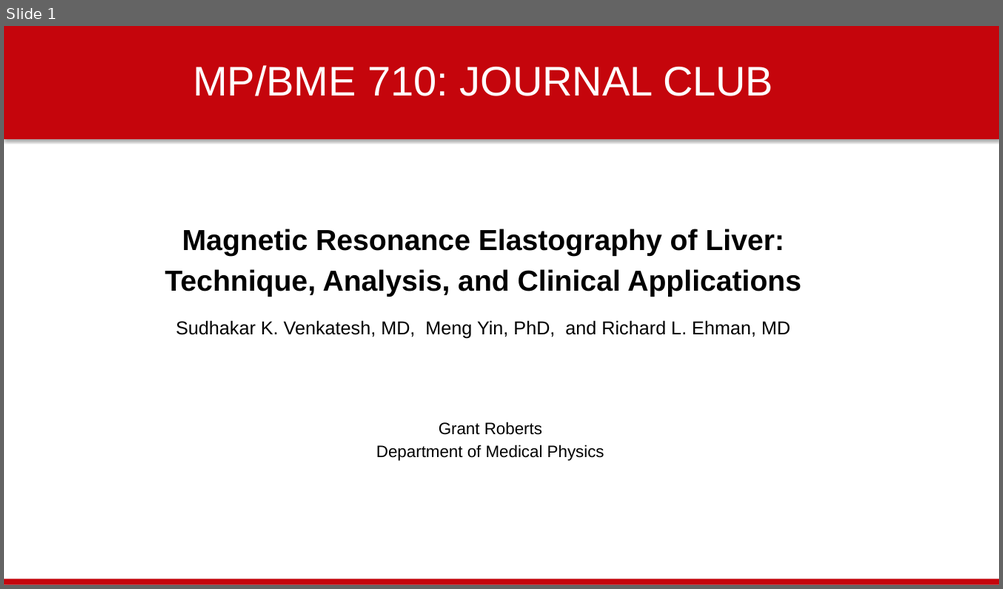
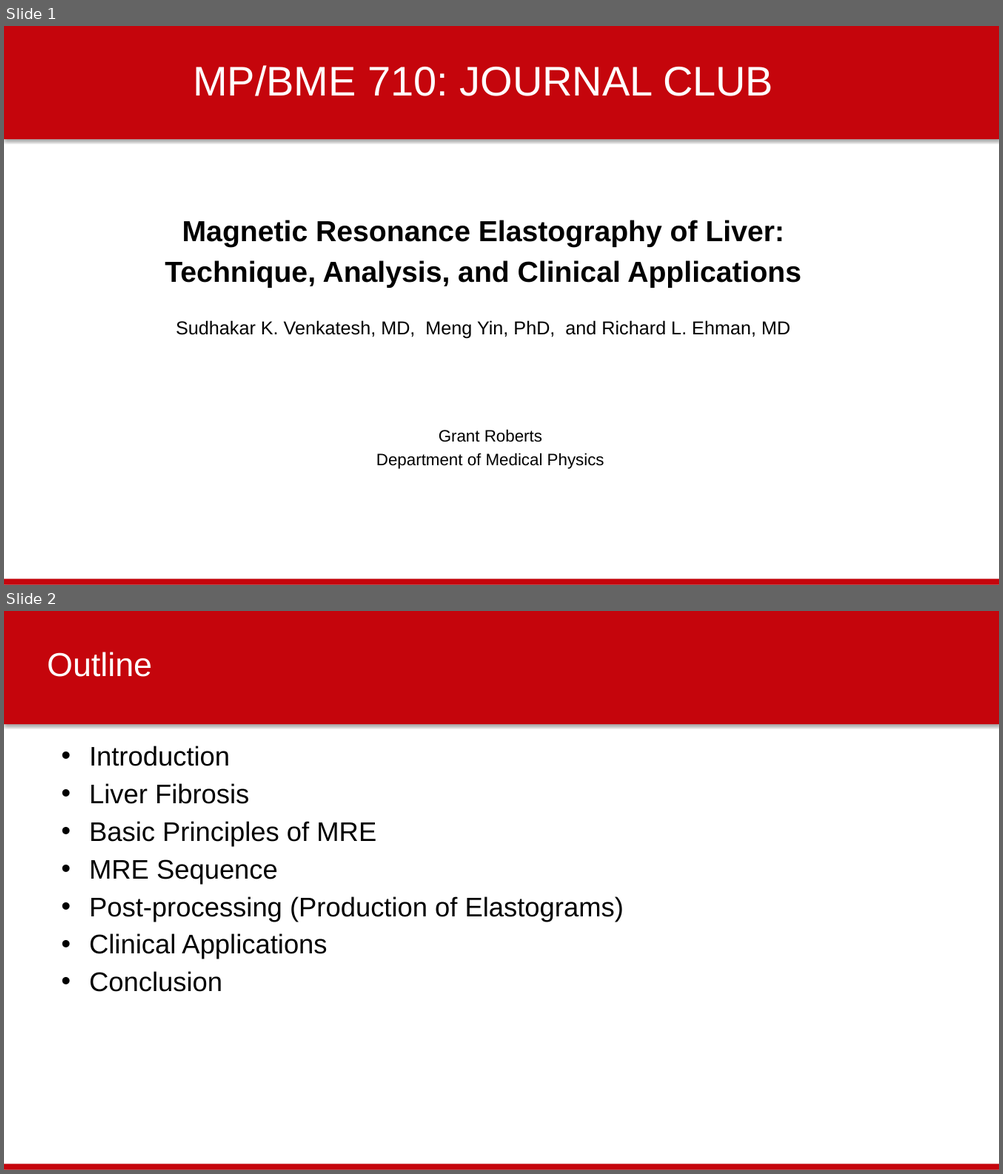
Before and after one commit to gsroberts1/MP710, a slide deck: Journal Club/Phase-Contrast and Elastography/MRE - Grant Roberts.pptx. Shown one above the other, each under a label of ours: slide 1 before the commit, slides 1 and 2 after it. The pictures are 1003x589 and 1003x1174 pixels, drawn with LibreOffice and Linux fonts; fonts in the diff are those of the drawing; background and template pictures are left out. Boxes give left, top, right and bottom in pixels: in the first picture for what was removed or moved away, otherwise in the second. Text is boxed around its words. In the diff, an @@ line names an element or a change of style, - is before the commit and + after.

```diff
--- a/Journal Club/Phase-Contrast and Elastography/MRE - Grant Roberts.pptx
+++ b/Journal Club/Phase-Contrast and Elastography/MRE - Grant Roberts.pptx
@@ slide 2 added at <box>4,611,999,1170</box>, background #FFFFFF; not listed: 2 template elements that a slide beside it also shows @@
@@ title added at <box>47,652,152,677</box>, 32 pt, text #FFFFFF @@
+Outline
@@ text added at <box>89,746,623,992</box>, 26 pt, text #000000 @@
+• Introduction
+• Liver Fibrosis
+• Basic Principles of MRE
+• MRE Sequence
+• Post-processing (Production of Elastograms)
+• Clinical Applications
+• Conclusion
@@ slide 1 changed as well @@
@@ text "Magnetic Resonance Elastography of Liver:": place and size @@
-text "Magnetic Resonance Elastography of Liver:" at <box>165,229,801,297</box>
+text "Magnetic Resonance Elastography of Liver:" at <box>165,220,801,288</box>
@@ text "Grant Roberts": place and size @@
-text "Grant Roberts" at <box>376,422,604,461</box>
+text "Grant Roberts" at <box>376,429,604,469</box>
```
Also in this commit, not shown: 1 other slide changed, 12 other slides added, 3 slides removed, 1 other file.
